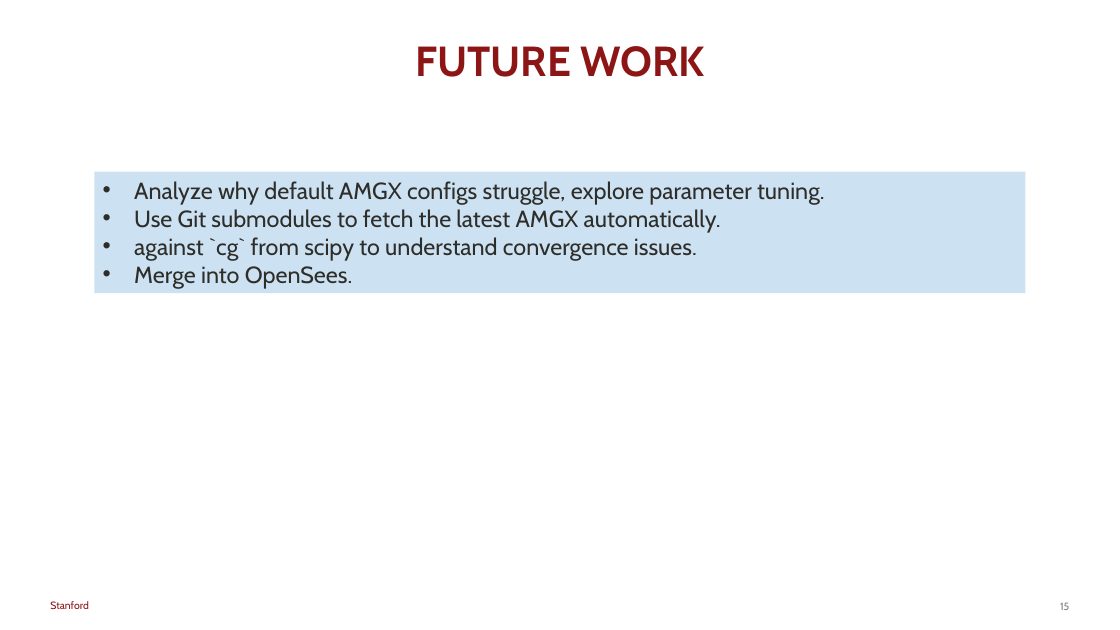
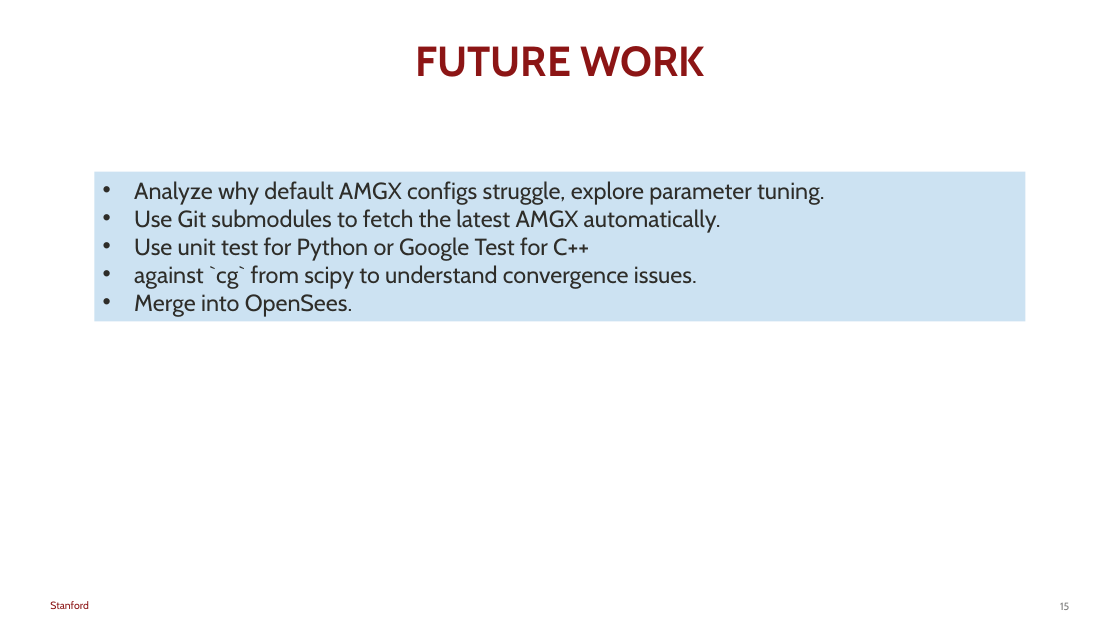
Before and after one commit to gaaraujo/BIODS253-Final-Project, a slide deck: slide 15 of BIODS253_Final_Project.pptx. Drawn at 1120x630 pixels with LibreOffice and Linux fonts; fonts in the diff are those of the drawing. Boxes give left, top, right and bottom in pixels: in the first picture for what was removed or moved away, otherwise in the second. Text is boxed around its words. In the diff, an @@ line names an element or a change of style, - is before the commit and + after.

```diff
--- a/BIODS253_Final_Project.pptx
+++ b/BIODS253_Final_Project.pptx
@@ rectangle "Analyze why default AMGX configs ..." resized from (x1=94, y1=171, x2=1025, y2=293) to (x1=94, y1=171, x2=1025, y2=321) @@
@@ text in rectangle at (x1=134, y1=237, x2=589, y2=261): paragraph added @@
+• Use unit test for Python or Google Test for C++
```
Also in this commit, not shown: 1 other file.
